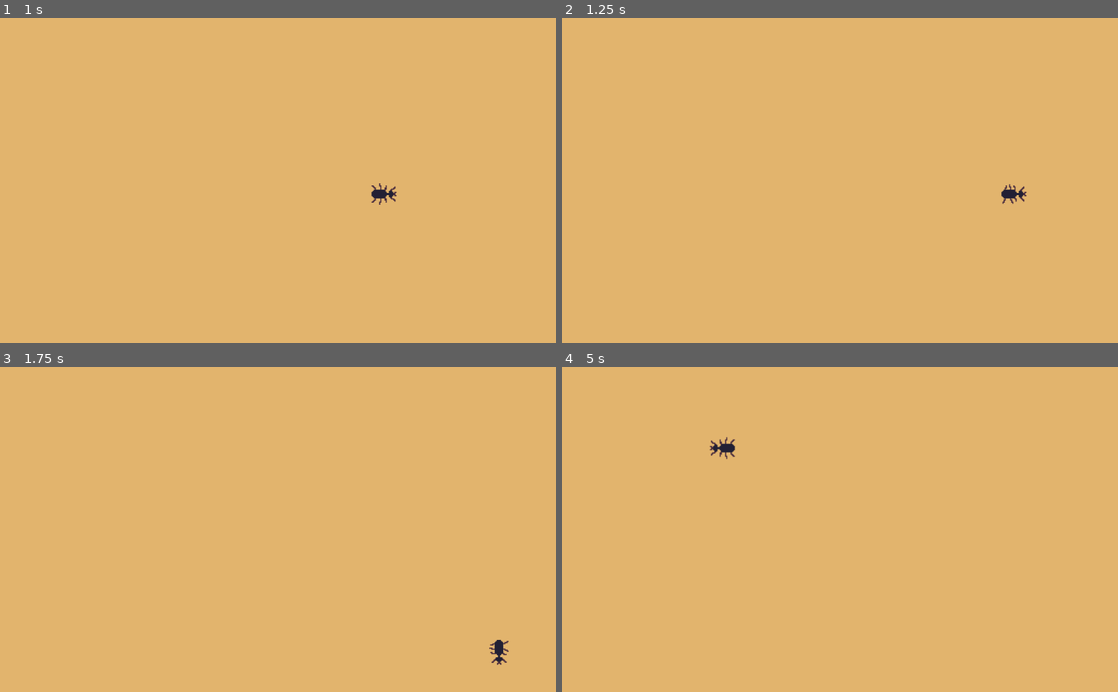
Above: before the commit, frames 1-4 (two rows, left to right).
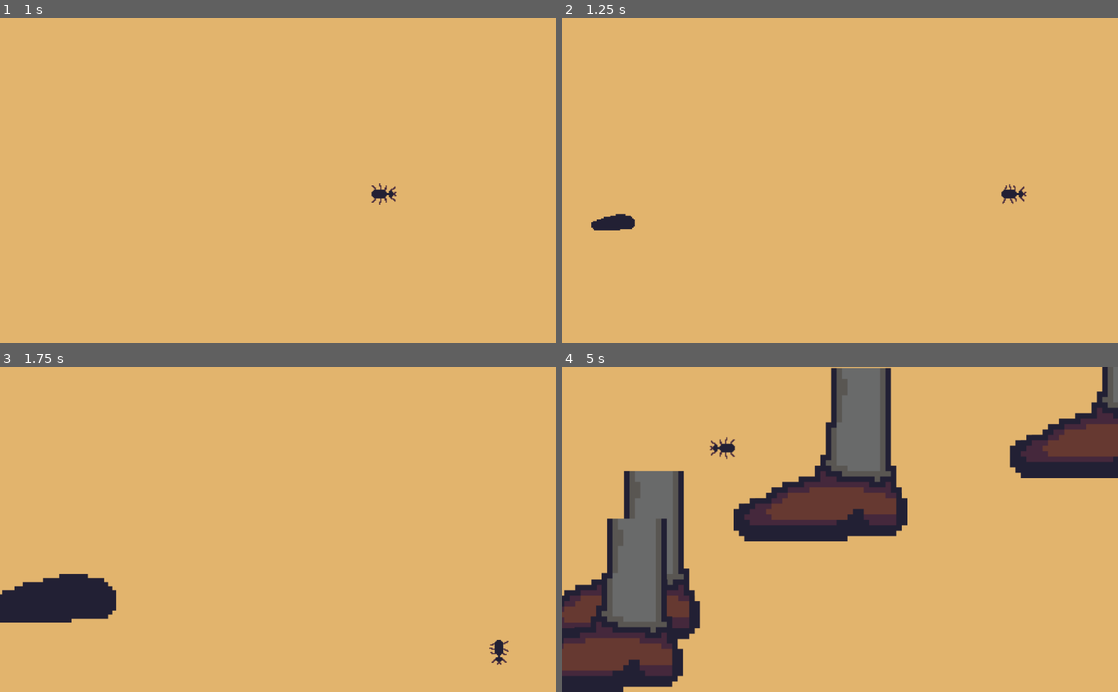
Above: after the commit, the same moments.

Repository: Rednaxelus/AntOhNo
Game: Godot game, scene res://game_loop.tscn
The game is run twice, just before and just after one commit, with the same random seed, the same clock (stepped at 60 frames per second) and the same inputs.
Inputs:
- Up to frame 1 (1 s): tap Enter at 0.5 s; hold Right (ui_right) from 0.53 s (still down)
- Up to frame 2 (1.25 s): keep holding Right (ui_right)
- Up to frame 3 (1.75 s): release Right (ui_right) at 1.28 s; hold Down (ui_down) from 1.28 s (still down)
- Up to frame 4 (5 s): release Down (ui_down) at 2.03 s; hold Right (ui_right) 2.03-2.78 s; hold Up (ui_up) 2.78-3.53 s; hold Left (ui_left) from 3.53 s (still down)

Frame 1 is identical in both runs. In frame 2, 0.3% of the frame differs, in the area x 5-14%, y 60-66%; in frame 3, 2.6%; in frame 4, 25%, in the area x 0-100%, y 0-100%.

Commit message:
enemy

Diff:
--- /dev/null
+++ b/TheGame/Shoe.gd
@@ -0,0 +1,42 @@
+extends StaticBody2D
+
+
+# Declare member variables here. Examples:
+# var a = 2
+# var b = "text"
+
+
+# Called when the node enters the scene tree for the first time.
+func _ready():
+	$ShoeSprite.visible = false
+	$Area2D/Detection.disabled = true
+	$Collision.disabled = true
+	pass # Replace with function body.
+
+
+# Called every frame. 'delta' is the elapsed time since the previous frame.
+func _process(delta):
+	var val = $DownTimer.wait_time - $DownTimer.time_left
+	$Shadow.set_scale(Vector2(val,val))
+
+
+
+func _on_Timer_timeout():
+	$ShoeSprite.visible = true
+	check_collision()
+	$Collision.disabled = false
+
+func check_collision():
+	$Area2D/Detection.disabled = false
+
+func _on_WaitTimer_timeout():
+	pass # Replace with function body.
+
+
+func _on_WaitTimer2_timeout():
+	pass # Replace with function body.
+
+
+func _on_Area2D_body_entered(body):
+	if(body.get_name() == "Ant"):
+		print(body.get_name())
--- /dev/null
+++ b/TheGame/Shoe.tscn
@@ -0,0 +1,56 @@
+[gd_scene load_steps=5 format=2]
+
+[ext_resource path="res://Sprites/shoe.png" type="Texture" id=1]
+[ext_resource path="res://Sprites/shadow.png" type="Texture" id=2]
+[ext_resource path="res://Shoe.gd" type="Script" id=3]
+
+[sub_resource type="CapsuleShape2D" id=1]
+radius = 35.3601
+height = 223.88
+
+[node name="Shoe" type="StaticBody2D"]
+script = ExtResource( 3 )
+__meta__ = {
+"_edit_lock_": true
+}
+
+[node name="ShoeSprite" type="Sprite" parent="."]
+texture = ExtResource( 1 )
+__meta__ = {
+"_edit_lock_": true
+}
+
+[node name="Shadow" type="Sprite" parent="."]
+z_index = -1
+texture = ExtResource( 2 )
+__meta__ = {
+"_edit_lock_": true
+}
+
+[node name="Area2D" type="Area2D" parent="."]
+
+[node name="Detection" type="CollisionShape2D" parent="Area2D"]
+position = Vector2( -1.85248, 110.675 )
+rotation = 1.5708
+shape = SubResource( 1 )
+
+[node name="DownTimer" type="Timer" parent="."]
+one_shot = true
+autostart = true
+
+[node name="WaitTimer" type="Timer" parent="."]
+one_shot = true
+autostart = true
+
+[node name="UpTimer" type="Timer" parent="."]
+one_shot = true
+autostart = true
+
+[node name="Collision" type="CollisionShape2D" parent="."]
+position = Vector2( -2.80249, 111.625 )
+rotation = 1.5708
+shape = SubResource( 1 )
+[connection signal="body_entered" from="Area2D" to="." method="_on_Area2D_body_entered"]
+[connection signal="timeout" from="DownTimer" to="." method="_on_Timer_timeout"]
+[connection signal="timeout" from="WaitTimer" to="." method="_on_WaitTimer_timeout"]
+[connection signal="timeout" from="UpTimer" to="." method="_on_WaitTimer2_timeout"]
--- /dev/null
+++ b/TheGame/ShoeSpawner.gd
@@ -0,0 +1,19 @@
+extends Node
+
+var size = Vector2(ProjectSettings.get_setting("display/window/size/width"), ProjectSettings.get_setting("display/window/size/height"))
+const shoe = preload("res://Shoe.tscn")
+
+func _ready():
+	randomize()
+
+func spawn():
+		var enemy = shoe.instance()
+		var pos = Vector2()
+		pos.x = rand_range(0, size.x)
+		pos.y = rand_range(0, size.y)
+		enemy.position = pos
+		add_child(enemy)
+
+func _on_Timer_timeout():
+	spawn()
+	$Timer.start(1)
--- a/TheGame/game_loop.tscn
+++ b/TheGame/game_loop.tscn
@@ -1,19 +1,30 @@
-[gd_scene load_steps=3 format=2]
+[gd_scene load_steps=4 format=2]
 
 [ext_resource path="res://Ant.tscn" type="PackedScene" id=1]
 [ext_resource path="res://WindowBorder.gd" type="Script" id=2]
+[ext_resource path="res://ShoeSpawner.gd" type="Script" id=3]
 
 [node name="World" type="Node2D"]
 
-[node name="Floor" type="ColorRect" parent="."]
+[node name="Ant" parent="." instance=ExtResource( 1 )]
+
+[node name="WindowBorder" type="StaticBody2D" parent="."]
+script = ExtResource( 2 )
+
+[node name="ShoeSpawner" type="Node" parent="."]
+script = ExtResource( 3 )
+
+[node name="Timer" type="Timer" parent="ShoeSpawner"]
+autostart = true
+
+[node name="Background" type="Node2D" parent="."]
+z_index = -10
+
+[node name="Floor" type="ColorRect" parent="Background"]
 margin_right = 1024.0
 margin_bottom = 600.0
 color = Color( 0.886275, 0.705882, 0.427451, 1 )
 __meta__ = {
 "_edit_use_anchors_": false
 }
-
-[node name="Ant" parent="." instance=ExtResource( 1 )]
-
-[node name="WindowBorder" type="StaticBody2D" parent="."]
-script = ExtResource( 2 )
+[connection signal="timeout" from="ShoeSpawner/Timer" to="ShoeSpawner" method="_on_Timer_timeout"]
--- a/TheGame/project.godot
+++ b/TheGame/project.godot
@@ -19,6 +19,37 @@
 run/main_scene="res://game_loop.tscn"
 config/icon="res://icon.png"
 
+[input]
+
+ui_left={
+"deadzone": 0.5,
+"events": [ Object(InputEventKey,"resource_local_to_scene":false,"resource_name":"","device":0,"alt":false,"shift":false,"control":false,"meta":false,"command":false,"pressed":false,"scancode":16777231,"unicode":0,"echo":false,"script":null)
+, Object(InputEventJoypadButton,"resource_local_to_scene":false,"resource_name":"","device":0,"button_index":14,"pressure":0.0,"pressed":false,"script":null)
+, Object(InputEventJoypadMotion,"resource_local_to_scene":false,"resource_name":"","device":0,"axis":0,"axis_value":-1.0,"script":null)
+ ]
+}
+ui_right={
+"deadzone": 0.5,
+"events": [ Object(InputEventKey,"resource_local_to_scene":false,"resource_name":"","device":0,"alt":false,"shift":false,"control":false,"meta":false,"command":false,"pressed":false,"scancode":16777233,"unicode":0,"echo":false,"script":null)
+, Object(InputEventJoypadButton,"resource_local_to_scene":false,"resource_name":"","device":0,"button_index":15,"pressure":0.0,"pressed":false,"script":null)
+, Object(InputEventJoypadMotion,"resource_local_to_scene":false,"resource_name":"","device":0,"axis":0,"axis_value":1.0,"script":null)
+ ]
+}
+ui_up={
+"deadzone": 0.5,
+"events": [ Object(InputEventKey,"resource_local_to_scene":false,"resource_name":"","device":0,"alt":false,"shift":false,"control":false,"meta":false,"command":false,"pressed":false,"scancode":16777232,"unicode":0,"echo":false,"script":null)
+, Object(InputEventJoypadButton,"resource_local_to_scene":false,"resource_name":"","device":0,"button_index":12,"pressure":0.0,"pressed":false,"script":null)
+, Object(InputEventJoypadMotion,"resource_local_to_scene":false,"resource_name":"","device":0,"axis":1,"axis_value":-1.0,"script":null)
+ ]
+}
+ui_down={
+"deadzone": 0.5,
+"events": [ Object(InputEventKey,"resource_local_to_scene":false,"resource_name":"","device":0,"alt":false,"shift":false,"control":false,"meta":false,"command":false,"pressed":false,"scancode":16777234,"unicode":0,"echo":false,"script":null)
+, Object(InputEventJoypadButton,"resource_local_to_scene":false,"resource_name":"","device":0,"button_index":13,"pressure":0.0,"pressed":false,"script":null)
+, Object(InputEventJoypadMotion,"resource_local_to_scene":false,"resource_name":"","device":0,"axis":1,"axis_value":1.0,"script":null)
+ ]
+}
+
 [rendering]
 
 quality/driver/driver_name="GLES2"
Binary file added: TheGame/Sprites/shadow.png
Not shown, added: TheGame/Sprites/shadow.png.import
Binary file added: TheGame/Sprites/shoe.aseprite
Binary file added: TheGame/Sprites/shoe.png
Not shown, added: TheGame/Sprites/shoe.png.import
Not shown, added: TheGame/export_presets.cfg
